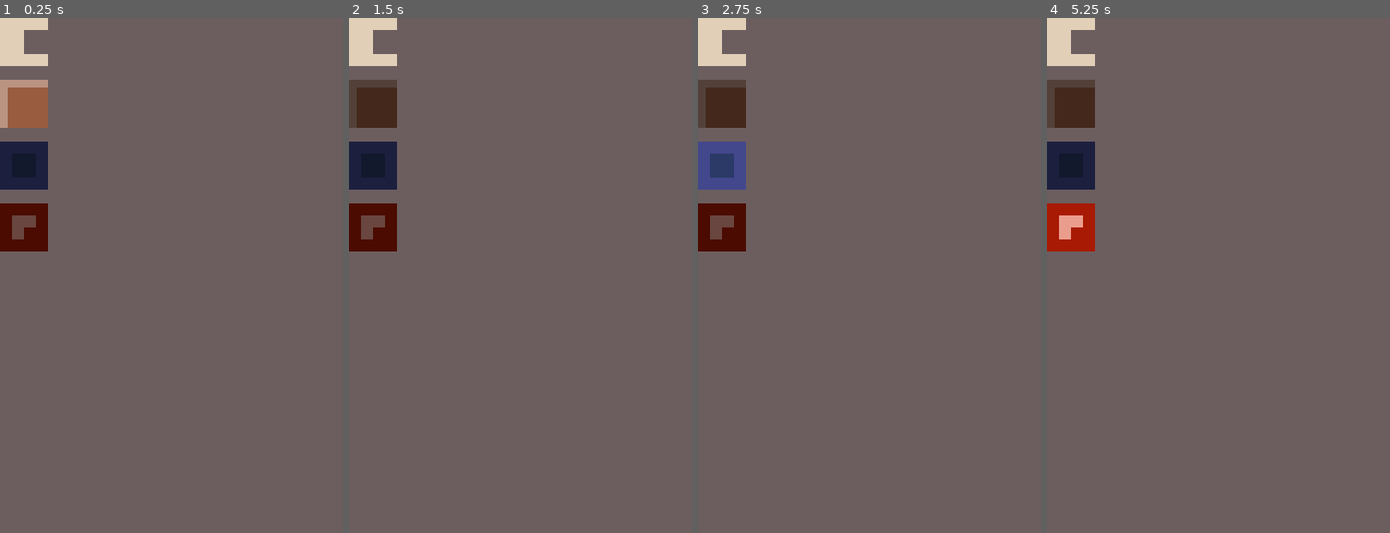
Above: before the commit, frames 1-4 (left to right).
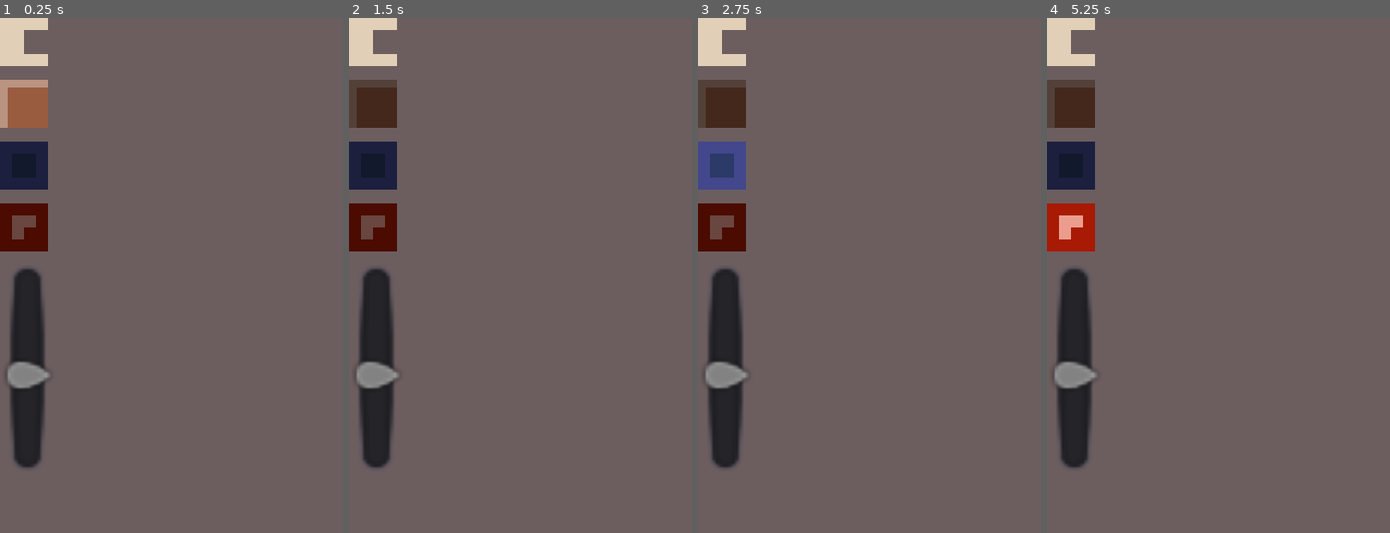
Above: after the commit, the same moments.

Repository: llesha/cells-helper
Game: Godot game, scene res://Main.tscn
Two runs of this game, one before a commit and one after it. Both use one fixed random seed, a clock stepped at 60 frames per second and the inputs below.
Inputs (mouse positions are in pixels of both pictures, inside the frame that each line leads up to; where the layout moved, square brackets give the same spot in the first picture):
- Up to frame 1 (0.25 s): no input
- Up to frame 2 (1.5 s): click (376, 43) [373, 43] at 0.5 s; click (376, 105) [373, 105] at 1.25 s
- Up to frame 3 (2.75 s): click (725, 167) [722, 167] at 2 s
- Up to frame 4 (5.25 s): click (1074, 229) [1071, 229] at 2.75 s; click (1074, 105) [1071, 105] at 3.5 s; click (1074, 167) [1071, 167] at 4.25 s; click (1074, 229) [1071, 229] at 5 s

The runs differ from the first frame. In frame 1, 3.6% of the frame differs, in the area x 2-15%, y 48-88%; in frame 2, 3.6%; in frame 3, 3.6%; in frame 4, 3.6%.

Commit message:
compromise

Diff:
--- a/Main.gd
+++ b/Main.gd
@@ -8,9 +8,9 @@
 }
 
 onready var buttons = [\
-	[$CanvasLayer/VB/Wall, cell.WALL],
-	[$CanvasLayer/VB/Box, cell.BOX], \
-	[$CanvasLayer/VB/Player, cell.PLAYER]]
+	[$CanvasLayer/P/VB/Wall, cell.WALL],
+	[$CanvasLayer/P/VB/Box, cell.BOX], \
+	[$CanvasLayer/P/VB/Player, cell.PLAYER]]
 
 var type = cell.WALL
 var processing = false
@@ -22,8 +22,6 @@
 var zoom_speed = 0.05
 
 var _previousPosition: Vector2 = Vector2(0, 0)
-var events = {}
-var last_drag_distance = 0
 
 func _unhandled_input(event: InputEvent) -> void:
 	if event is InputEventMouseButton and event.button_index == BUTTON_WHEEL_UP:
@@ -32,7 +30,6 @@
 		$Camera2D.zoom *= 1.1
 	elif event is InputEventScreenTouch and event.pressed:
 		_previousPosition = event.position
-		events[event.index] = event
 		if type != cell.NONE:
 			var ps = _make_ps()
 			if type == cell.WALL:
@@ -40,23 +37,13 @@
 			else:
 				mode = $WallMap.get_cell(ps.x,ps.y) == -1
 			draw_cell(ps)
-	elif event is InputEventScreenTouch and !event.pressed:
-		events.erase(event.index)
 	elif event is InputEventScreenDrag:
-		events[event.index] = event
-		if events.size() == 1:
-			if _is_none():
-				$Camera2D.position += (_previousPosition - event.position)*$Camera2D.zoom
-				_previousPosition = event.position
-			else:
-				var ps = _make_ps()
-				draw_cell(ps)
-		elif events.size() == 2:
-			var drag_distance = events[0].position.distance_to(events[1].position)
-			#if abs(drag_distance - last_drag_distance) > zoom_sensitivity:
-			var new_zoom = (1 + zoom_speed) if drag_distance < last_drag_distance else (1 - zoom_speed)
-			_clamp_zoom(new_zoom)
-			last_drag_distance = drag_distance
+		if _is_none():
+			$Camera2D.position += (_previousPosition - event.position)*$Camera2D.zoom
+			_previousPosition = event.position
+		else:
+			var ps = _make_ps()
+			draw_cell(ps)
 
 func _make_ps():
 	return ((get_global_mouse_position() - Vector2(3,3))/6).round()
@@ -68,10 +55,6 @@
 		$WallMap.set_cell(ps.x, ps.y, 1 if mode else -1)
 	elif type == cell.PLAYER:
 		$WallMap.set_cell(ps.x, ps.y, 0 if mode else -1)
-
-func _clamp_zoom(new_zoom):
-	new_zoom = $Camera2D.zoom.x * new_zoom# clamp($Camera2D.zoom.x * new_zoom, min_zoom, max_zoom)
-	$Camera2D.zoom = Vector2.ONE * new_zoom
 
 func _is_none() -> bool:
 	return type == cell.NONE
@@ -116,18 +99,22 @@
 func _on_Wall_toggled(button_pressed: bool) -> void:
 	if !processing:
 		processing = true
-		_change_sprite($CanvasLayer/VB/Wall.icon, button_pressed, cell.WALL)
+		_change_sprite($CanvasLayer/P/VB/Wall.icon, button_pressed, cell.WALL)
 		processing = false
-
 
 func _on_Box_toggled(button_pressed: bool) -> void:
 	if !processing:
 		processing = true
-		_change_sprite($CanvasLayer/VB/Box.icon, button_pressed, cell.BOX)
+		_change_sprite($CanvasLayer/P/VB/Box.icon, button_pressed, cell.BOX)
 		processing = false
 
 func _on_Player_toggled(button_pressed: bool) -> void:
 	if !processing:
 		processing = true
-		_change_sprite($CanvasLayer/VB/Player.icon, button_pressed, cell.PLAYER)
+		_change_sprite($CanvasLayer/P/VB/Player.icon, button_pressed, cell.PLAYER)
 		processing = false
+
+
+func _on_VSlider_value_changed(value: float) -> void:
+	$Camera2D.zoom = Vector2(value, value)
+	pass # Replace with function body.
--- a/Main.tscn
+++ b/Main.tscn
@@ -1,10 +1,12 @@
-[gd_scene load_steps=10 format=2]
+[gd_scene load_steps=13 format=2]
 
 [ext_resource path="res://tiles.tres" type="TileSet" id=1]
 [ext_resource path="res://Main.gd" type="Script" id=2]
 [ext_resource path="res://cells.png" type="Texture" id=3]
 [ext_resource path="res://theme.tres" type="Theme" id=4]
 [ext_resource path="res://box_set.tres" type="TileSet" id=5]
+
+[sub_resource type="StyleBoxEmpty" id=5]
 
 [sub_resource type="AtlasTexture" id=1]
 atlas = ExtResource( 3 )
@@ -22,6 +24,10 @@
 atlas = ExtResource( 3 )
 region = Rect2( 17, 0, 4, 4 )
 
+[sub_resource type="StyleBoxEmpty" id=6]
+
+[sub_resource type="StyleBoxEmpty" id=7]
+
 [node name="Main" type="Control"]
 script = ExtResource( 2 )
 __meta__ = {
@@ -38,17 +44,25 @@
 
 [node name="CanvasLayer" type="CanvasLayer" parent="."]
 
-[node name="VB" type="VBoxContainer" parent="CanvasLayer"]
-margin_right = 14.0
-margin_bottom = 73.0
+[node name="P" type="Panel" parent="CanvasLayer"]
+margin_right = 13.0
+margin_bottom = 130.0
+custom_styles/panel = SubResource( 5 )
+__meta__ = {
+"_edit_use_anchors_": false
+}
+
+[node name="VB" type="VBoxContainer" parent="CanvasLayer/P"]
+margin_right = 16.0
+margin_bottom = 88.0
 size_flags_horizontal = 3
 size_flags_vertical = 3
 __meta__ = {
 "_edit_use_anchors_": false
 }
 
-[node name="Settings" type="Button" parent="CanvasLayer/VB"]
-margin_right = 14.0
+[node name="Settings" type="Button" parent="CanvasLayer/P/VB"]
+margin_right = 16.0
 margin_bottom = 14.0
 rect_pivot_offset = Vector2( -93.9456, 13.3492 )
 size_flags_horizontal = 3
@@ -58,9 +72,9 @@
 flat = true
 expand_icon = true
 
-[node name="Wall" type="Button" parent="CanvasLayer/VB"]
+[node name="Wall" type="Button" parent="CanvasLayer/P/VB"]
 margin_top = 18.0
-margin_right = 14.0
+margin_right = 16.0
 margin_bottom = 32.0
 rect_pivot_offset = Vector2( -93.9456, 13.3492 )
 size_flags_horizontal = 3
@@ -73,9 +87,9 @@
 "_edit_use_anchors_": false
 }
 
-[node name="Box" type="Button" parent="CanvasLayer/VB"]
+[node name="Box" type="Button" parent="CanvasLayer/P/VB"]
 margin_top = 36.0
-margin_right = 14.0
+margin_right = 16.0
 margin_bottom = 50.0
 rect_pivot_offset = Vector2( -93.9456, 13.3492 )
 size_flags_horizontal = 3
@@ -86,9 +100,9 @@
 flat = true
 expand_icon = true
 
-[node name="Player" type="Button" parent="CanvasLayer/VB"]
+[node name="Player" type="Button" parent="CanvasLayer/P/VB"]
 margin_top = 54.0
-margin_right = 14.0
+margin_right = 16.0
 margin_bottom = 68.0
 rect_pivot_offset = Vector2( -93.9456, 13.3492 )
 size_flags_horizontal = 3
@@ -102,6 +116,20 @@
 "_edit_use_anchors_": false
 }
 
+[node name="VSlider" type="VSlider" parent="CanvasLayer/P"]
+margin_top = 72.0
+margin_right = 16.0
+margin_bottom = 132.0
+custom_styles/grabber_area_highlight = SubResource( 6 )
+custom_styles/grabber_area = SubResource( 7 )
+min_value = 0.2
+max_value = 2.0
+step = 0.2
+value = 1.0
+__meta__ = {
+"_edit_use_anchors_": false
+}
+
 [node name="Tween" type="Tween" parent="."]
 
 [node name="WallMap" type="TileMap" parent="."]
@@ -110,7 +138,8 @@
 centered_textures = true
 format = 1
 
-[connection signal="toggled" from="CanvasLayer/VB/Settings" to="." method="_on_Settings_toggled"]
-[connection signal="toggled" from="CanvasLayer/VB/Wall" to="." method="_on_Wall_toggled"]
-[connection signal="toggled" from="CanvasLayer/VB/Box" to="." method="_on_Box_toggled"]
-[connection signal="toggled" from="CanvasLayer/VB/Player" to="." method="_on_Player_toggled"]
+[connection signal="toggled" from="CanvasLayer/P/VB/Settings" to="." method="_on_Settings_toggled"]
+[connection signal="toggled" from="CanvasLayer/P/VB/Wall" to="." method="_on_Wall_toggled"]
+[connection signal="toggled" from="CanvasLayer/P/VB/Box" to="." method="_on_Box_toggled"]
+[connection signal="toggled" from="CanvasLayer/P/VB/Player" to="." method="_on_Player_toggled"]
+[connection signal="value_changed" from="CanvasLayer/P/VSlider" to="." method="_on_VSlider_value_changed"]
